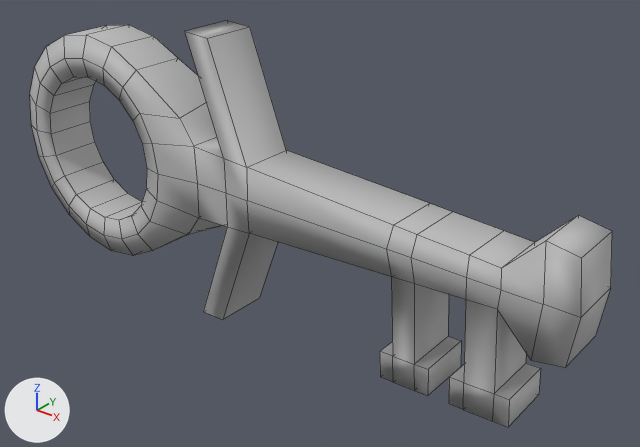
Two versions of the FBX model FaaraonKirous/Assets/Scenes/Diana/DiananSkene/Dianan_assetit/Objects/key_unity.fbx, one commit apart.
The view is the same before and after, from a 50 mm camera at (-0.00585, -0.05389, 0.01675) aimed at (-0.01247, -0.04562, 0.01163). Lighting does not change. The marker at lower left points along +X, +Y and +Z. Mesh edges are drawn as thin lines. Where no turn or scale is listed for an object, it has been applied to the vertices.

Objects in the first picture: 'Key'.
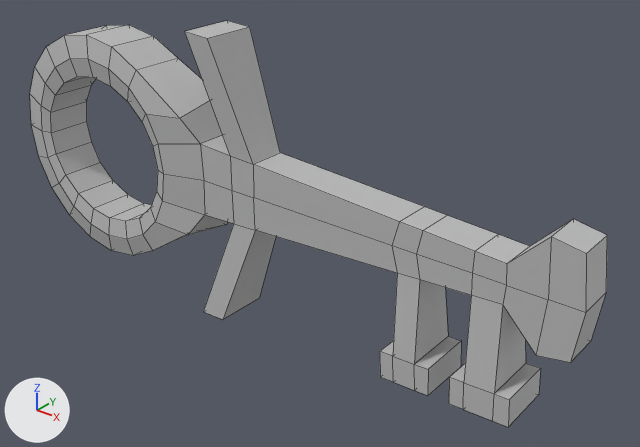
What differs and where, as boxes [x1, y1, x2, y2] in the pictures (640 x 447 px; the box of a moved part takes in the faces that stretch with it):
'Key', reshaped
    before: [30, 21, 612, 427]
    after: [30, 21, 607, 427]
part 1 of me_mesh, moved or reshaped
    before: [30, 27, 612, 394]
    after: [30, 27, 607, 394]
part 2 of me_mesh, shading changed
    both: [67, 21, 541, 427]

Diff of the bpy script that builds the scene:
```diff
--- a/FaaraonKirous/Assets/Scenes/Diana/DiananSkene/Dianan_assetit/Objects/key_unity.fbx.py
+++ b/FaaraonKirous/Assets/Scenes/Diana/DiananSkene/Dianan_assetit/Objects/key_unity.fbx.py
@@ me_mesh @@
 # used by ob_key; location = (-0.01319, -0.04596, 0.01201)
-me_mesh.from_pydata(...)  # 208 vertices, 208 faces; spans x -0.00462..0.00462, y -0.00044..0.00044, z -0.00205..0.00205
+me_mesh.from_pydata(...)  # 208 vertices, 208 faces; spans x -0.00462..0.00462, y -0.0004..0.00044, z -0.00205..0.00205
+# me_mesh part 1: 134 of 208 vertices moved; they spanned x -0.00431..0.00462, y -0.00044..0.00044, z -0.00139..0.00139 and now span x -0.00424..0.00462, y -0.0004..0.00038, z -0.00139..0.00139; mean shift (0.00004, 0.0, 0.0); largest move (-0.00181, 0.00037, 0.0) -> (-0.00163, 0.00033, 0.0)
+# me_mesh part 2: edges marked sharp go from 0 to 355
 me_mesh.materials.append(mat_phong18)
```
